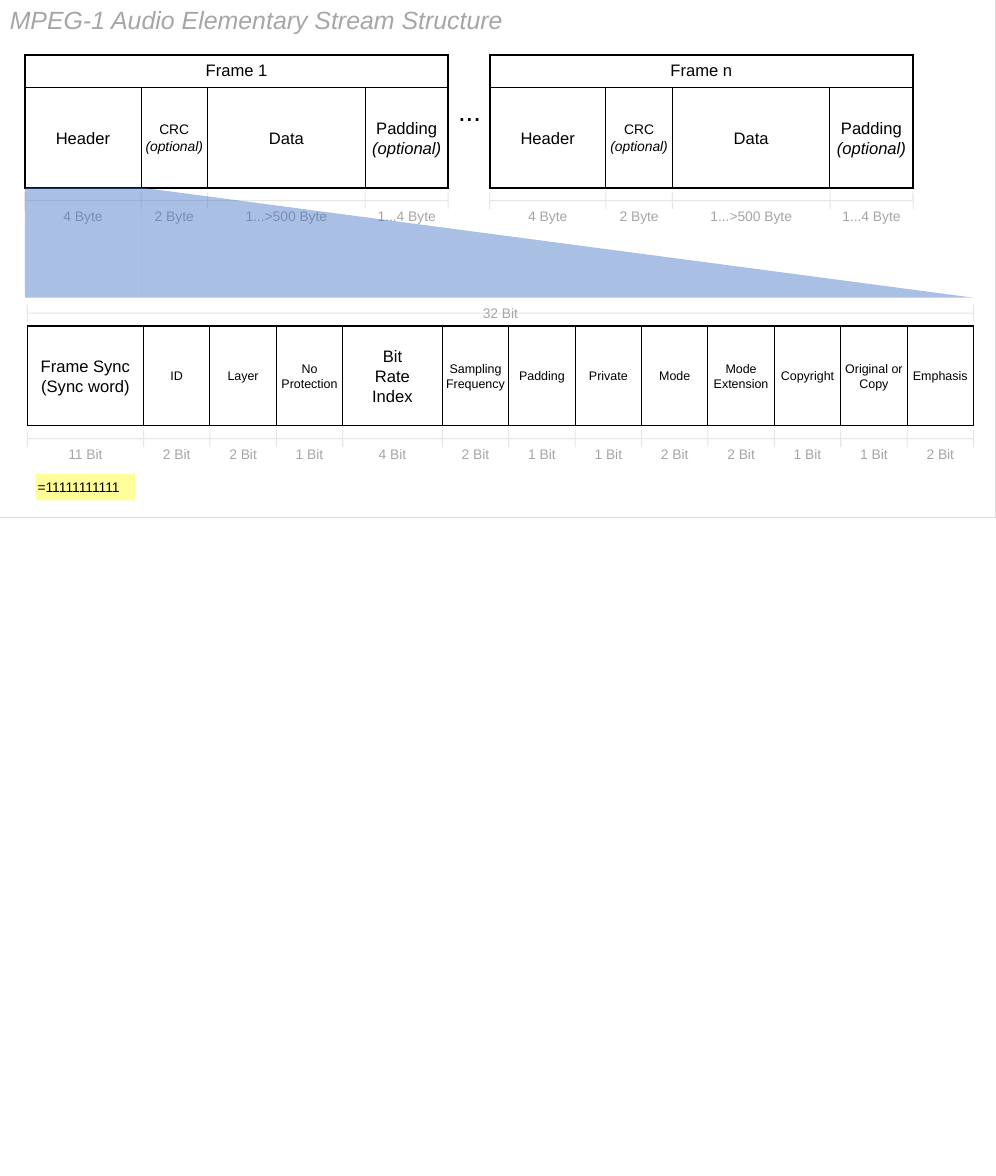
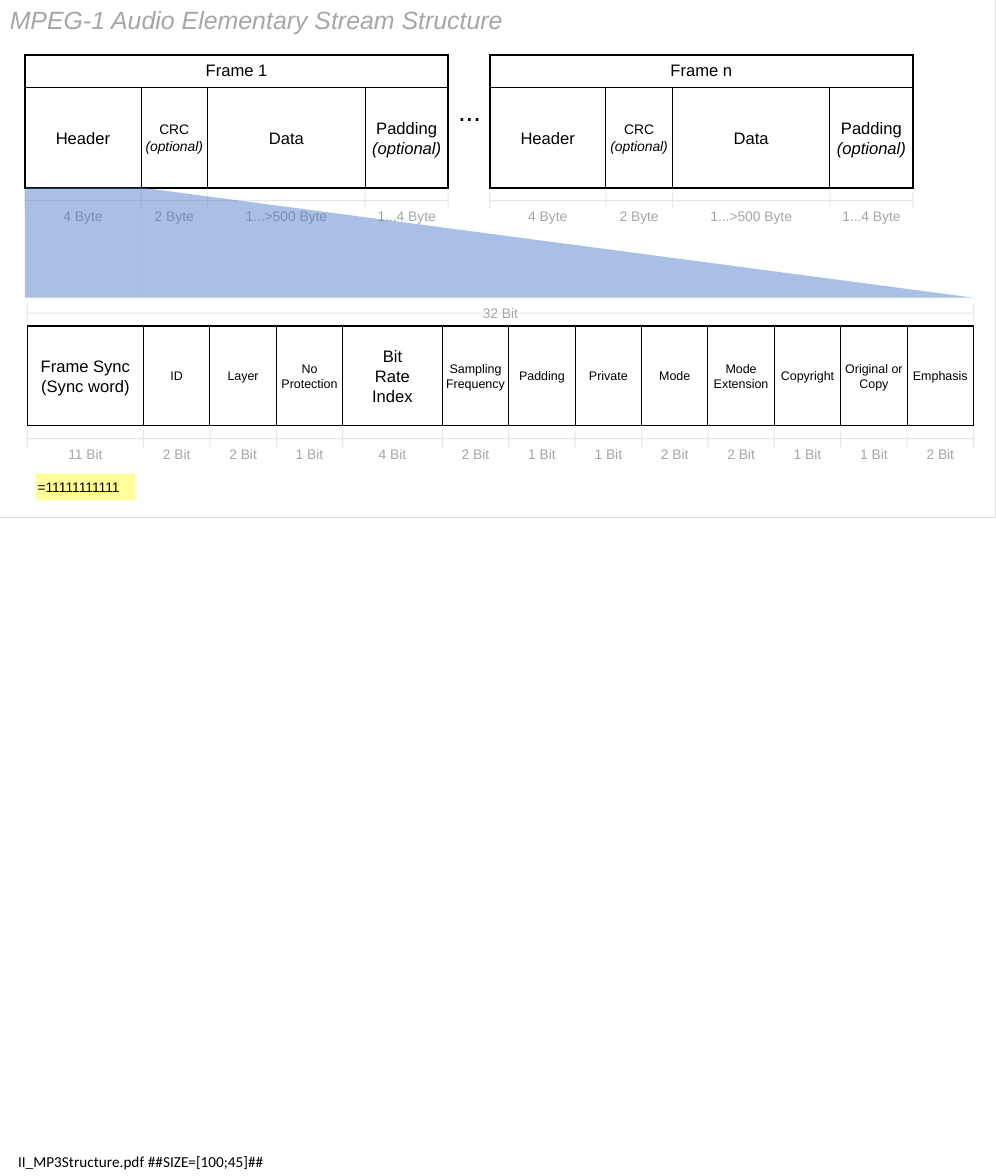
Before and after one commit to jebbard/jMeta, a slide deck: slide 1 of jMetaDocs/DesignConcept/figures/FiguresBig.ppt (slide 2 before the commit). Drawn at 996x1176 pixels with LibreOffice and Linux fonts; fonts in the diff are those of the drawing. Boxes give left, top, right and bottom in pixels: in the first picture for what was removed or moved away, otherwise in the second. Text is boxed around its words. In the diff, an @@ line names an element or a change of style, - is before the commit and + after.

```diff
--- a/jMetaDocs/DesignConcept/figures/FiguresBig.ppt
+++ b/jMetaDocs/DesignConcept/figures/FiguresBig.ppt
@@ text added at box(18, 1156, 263, 1170), 11 pt, text #000000 @@
+II_MP3Structure.pdf ##SIZE=[100;45]##
```
Also in this commit, not shown: 8 other slides changed, 46 other files.
